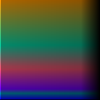
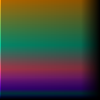
Layered file, before and after one edit (100 × 100). Changes by layer:
painted on "Malebene 1" over [0, 24, 100, 100]
